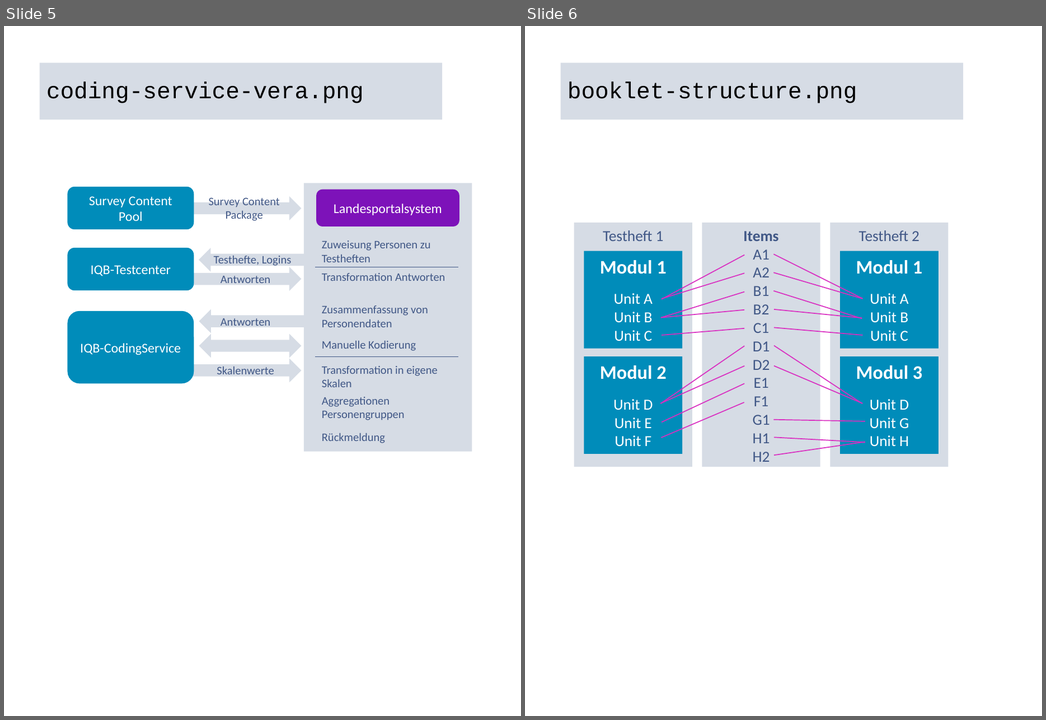
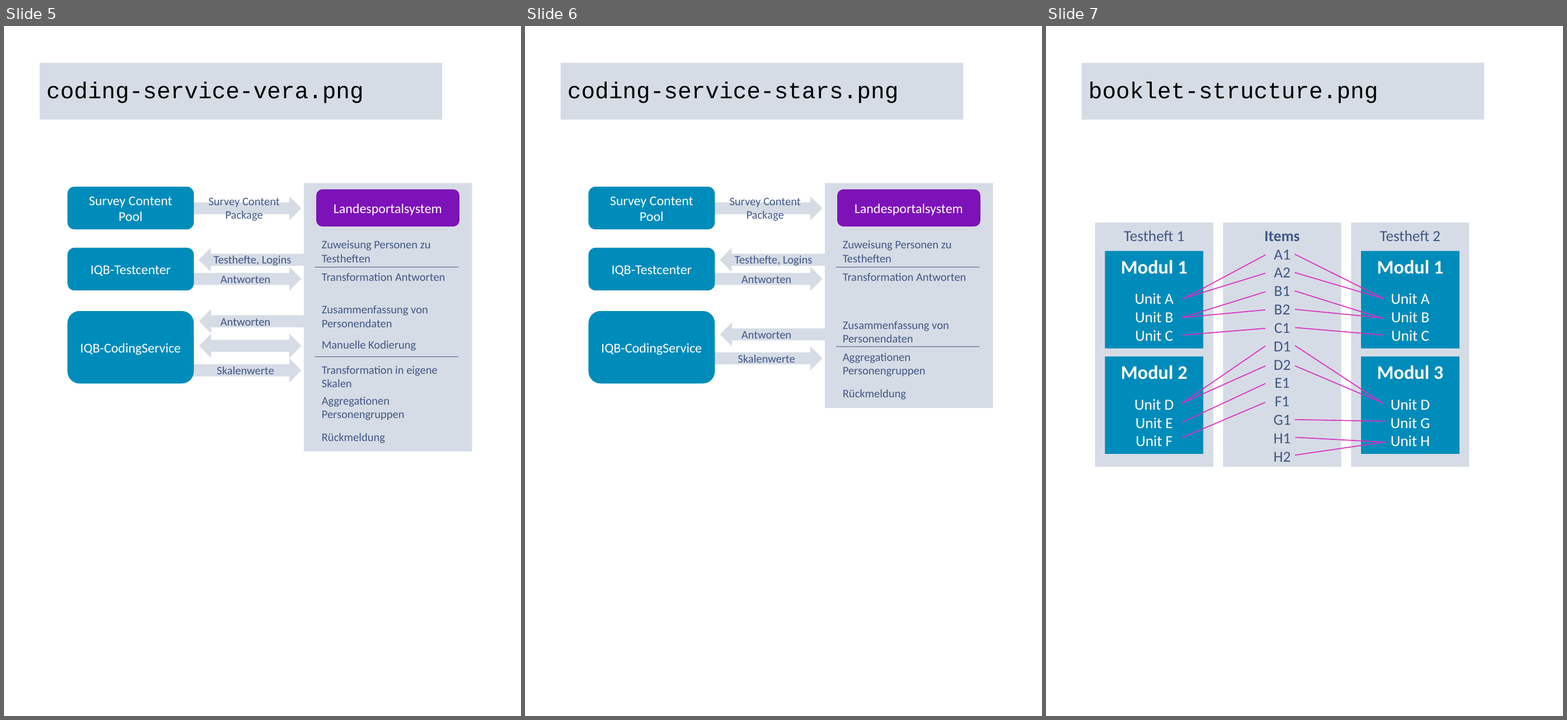
Before and after one commit to iqb-berlin/rising-stars, a slide deck: assets/figures.pptx. Shown side by side, each under a label of ours: slides 5 and 6 before the commit, slides 5, 6 and 7 after it. The pictures are 1046x720 and 1567x720 pixels, drawn with LibreOffice and Linux fonts; fonts in the diff are those of the drawing. Boxes give left, top, right and bottom in pixels: in the first picture for what was removed or moved away, otherwise in the second. Text is boxed around its words. In the diff, an @@ line names an element or a change of style, - is before the commit and + after.

Commit message:
Update figures

```diff
--- a/assets/figures.pptx
+++ b/assets/figures.pptx
@@ slide 6 added at (525, 26, 1042, 716), background #FFFFFF @@
@@ title added at (561, 62, 964, 120), fill #D6DCE5, 24 pt, text #000000 @@
+coding-service-stars.png
@@ rounded rectangle added at (588, 187, 715, 229), fill #008CBA, 14 pt, text #FFFFFF @@
+Survey Content Pool
@@ rectangle added at (825, 183, 994, 407), fill #D6DCE5 @@
@@ rounded rectangle added at (837, 190, 980, 227), fill #7D12B9, 14 pt, text #FFFFFF @@
+Landesportalsystem
@@ right arrow added at (708, 196, 823, 220), fill #D6DCE5 @@
@@ text added at (730, 196, 801, 222), 12 pt, text #405786 @@
+Survey Content Package
@@ text added at (843, 240, 952, 262), 12 pt, text #405786 @@
+Zuweisung Personen zu Testheften
@@ rounded rectangle added at (588, 247, 715, 290), fill #008CBA, 14 pt, text #FFFFFF @@
+IQB-Testcenter
@@ right arrow added at (720, 247, 848, 272), fill #D6DCE5 @@
@@ text added at (735, 256, 813, 267), 12 pt, text #405786 @@
+Testhefte, Logins
@@ right arrow added at (708, 267, 823, 291), fill #D6DCE5 @@
@@ text added at (742, 276, 792, 286), 12 pt, text #405786 @@
+Antworten
@@ line added from (836, 267) to (980, 267), #405786 0.5 pt @@
@@ text added at (843, 273, 966, 281), 12 pt, text #405786 @@
+Transformation Antworten
@@ rounded rectangle added at (588, 311, 715, 383), fill #008CBA, 14 pt, text #FFFFFF @@
+IQB-CodingService
@@ right arrow added at (720, 323, 848, 347), fill #D6DCE5 @@
@@ text added at (843, 321, 949, 342), 12 pt, text #405786 @@
+Zusammenfassung von Personendaten
@@ text added at (742, 331, 792, 342), 12 pt, text #405786 @@
+Antworten
@@ right arrow added at (708, 346, 823, 370), fill #D6DCE5 @@
@@ text added at (738, 355, 795, 366), 12 pt, text #405786 @@
+Skalenwerte
@@ line added from (836, 347) to (980, 347), #405786 0.5 pt @@
@@ text added at (843, 353, 926, 377), 12 pt, text #405786 @@
+Aggregationen Personengruppen
@@ text added at (843, 389, 906, 400), 12 pt, text #405786 @@
+Rückmeldung
@@ what was slide 6 is now slide 7 @@
```
